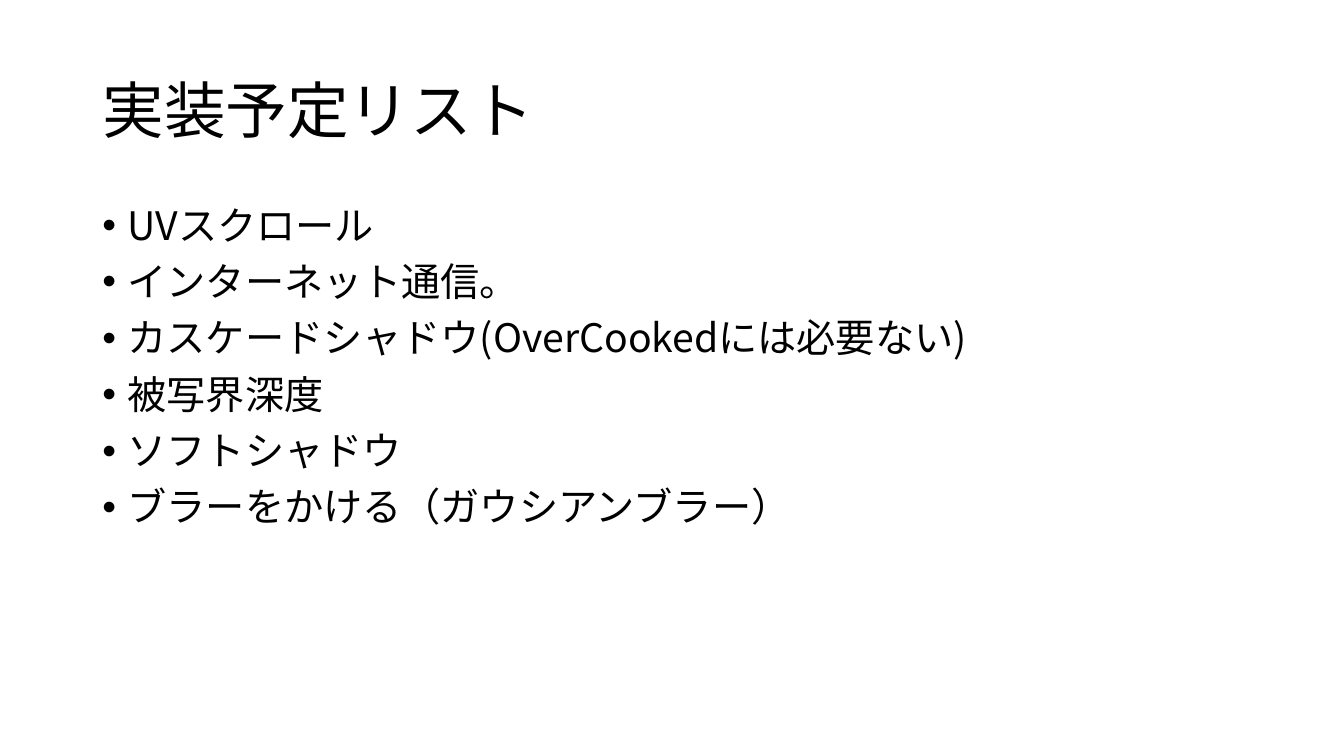
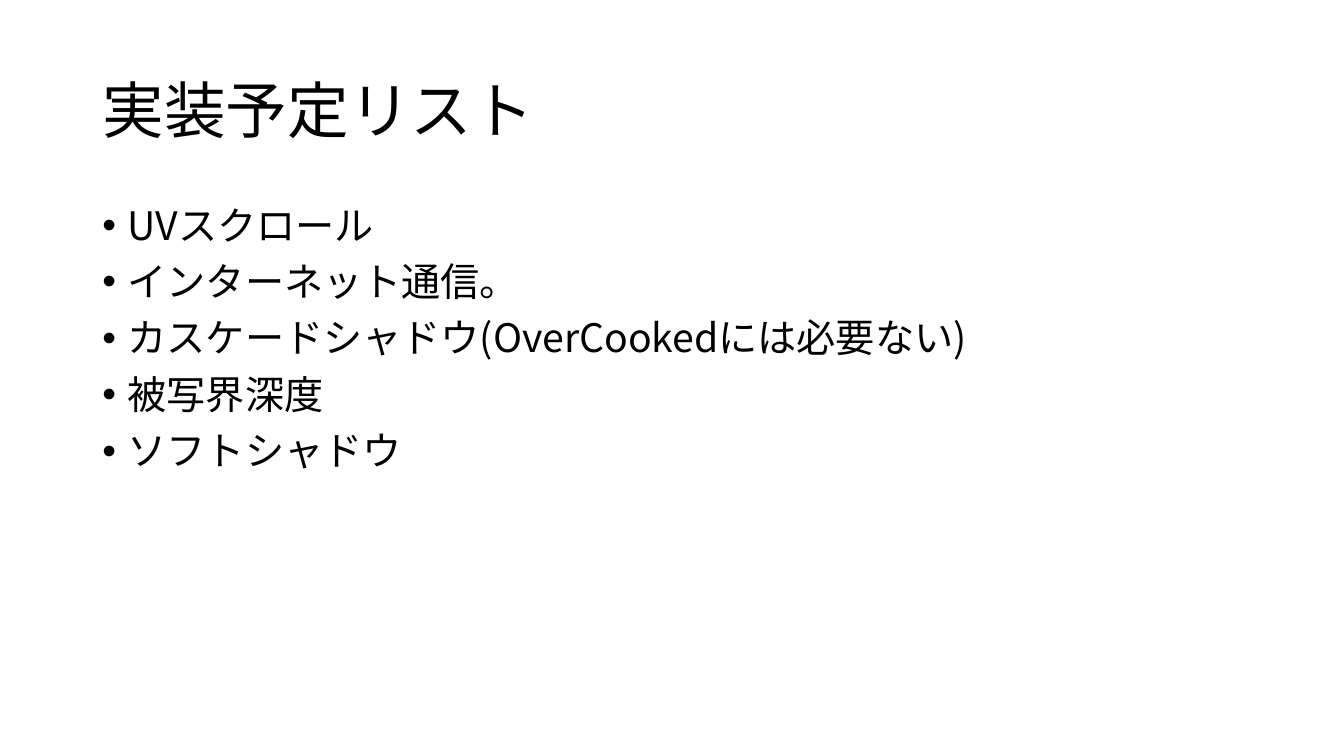
Before and after one commit to kyotento/KyotEngine, a slide deck: slide 11 of ポートフォリオ(仮).pptx (slide 10 before the commit). Drawn at 1344x756 pixels with LibreOffice and Linux fonts; fonts in the diff are those of the drawing. Boxes give left, top, right and bottom in pixels: in the first picture for what was removed or moved away, otherwise in the second. Text is boxed around its words. In the diff, an @@ line names an element or a change of style, - is before the commit and + after.

```diff
--- a/ポートフォリオ(仮).pptx
+++ b/ポートフォリオ(仮).pptx
@@ text at (128, 487, 791, 525): paragraph removed @@
-• ブラーをかける（ガウシアンブラー）
```
Also in this commit, not shown: 1 other slide changed, 1 slide added, 4 other files.
